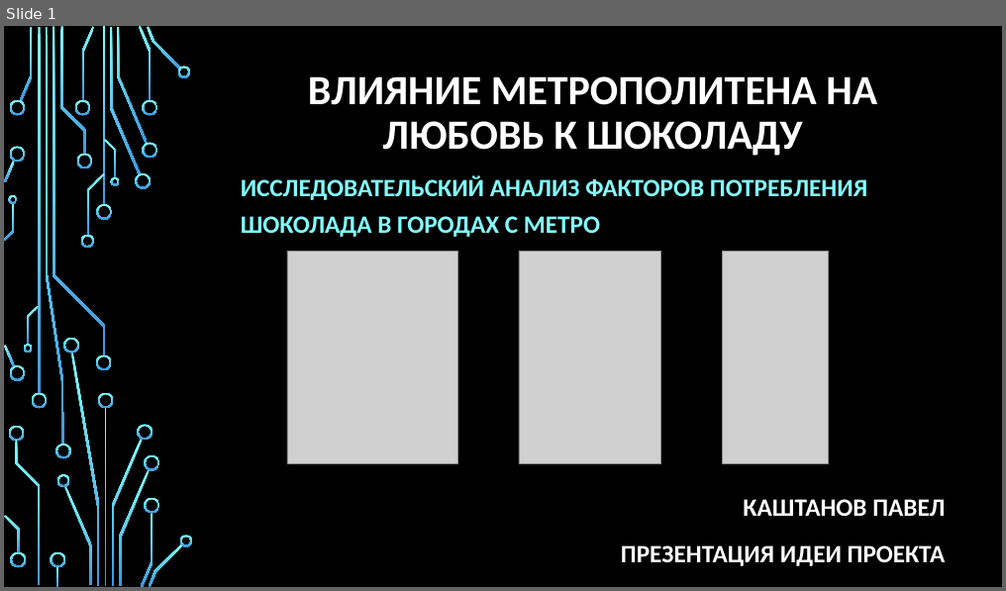
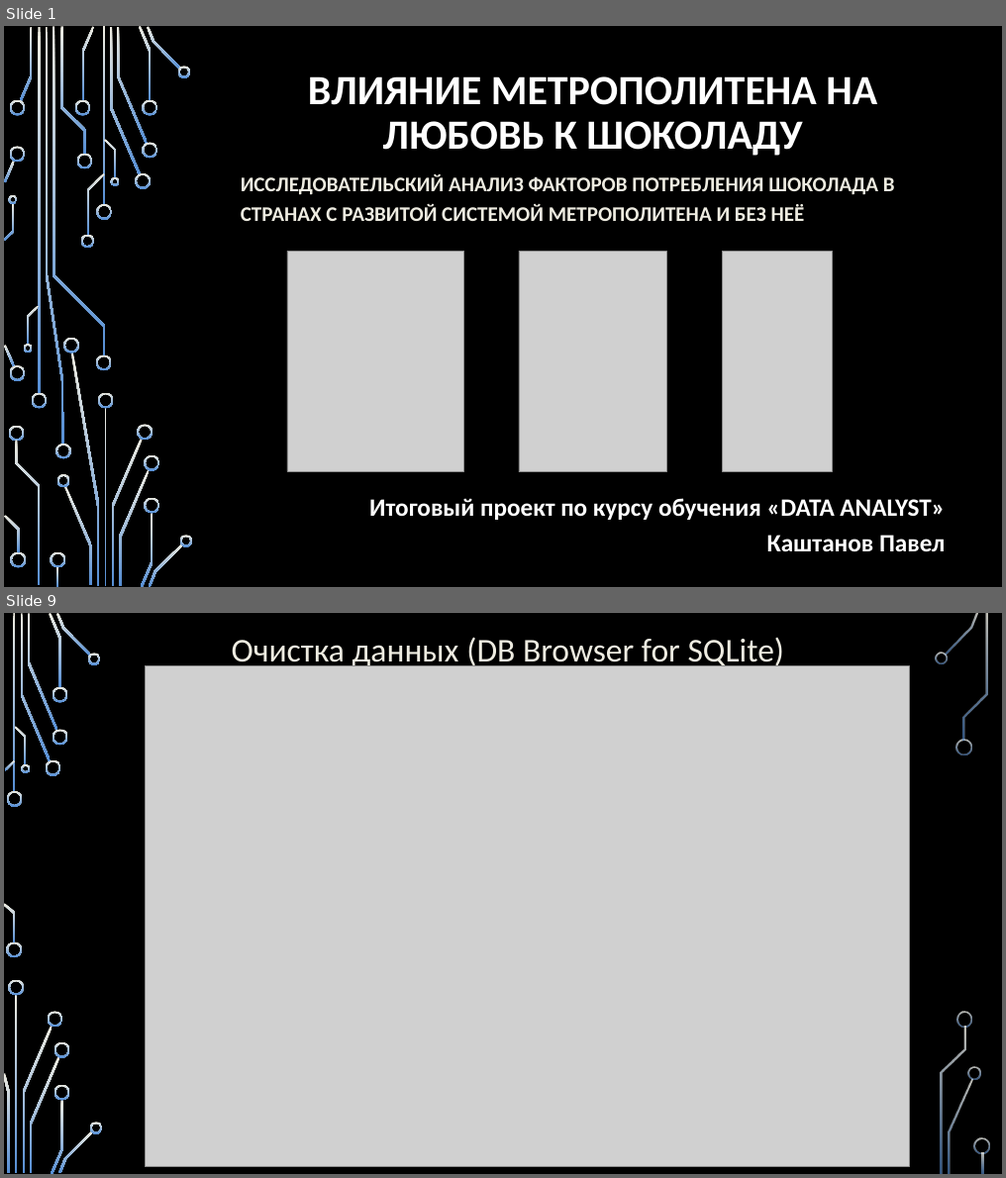
Before and after one commit to Paskored/Data-Analyst-Project_Kashtanov, a slide deck: Итоговая Презентация/Презентация 1.pptx. Shown one above the other, each under a label of ours: slide 1 before the commit, slides 1 and 9 after it; the slides between them are not shown. The pictures are 1006x591 and 1006x1178 pixels, drawn with LibreOffice and Linux fonts; fonts in the diff are those of the drawing; grey boxes stand for pictures; background and template pictures are left out. Boxes give left, top, right and bottom in pixels: in the first picture for what was removed or moved away, otherwise in the second. Text is boxed around its words. In the diff, an @@ line names an element or a change of style, - is before the commit and + after.

```diff
--- a/Итоговая Презентация/Презентация 1.pptx
+++ b/Итоговая Презентация/Презентация 1.pptx
@@ slide 9 added at [4, 613, 1002, 1174], background picture (left out) @@
@@ text added at [232, 637, 785, 670], 32 pt, text #EEECE1 @@
+Очистка данных (DB Browser for SQLite)
@@ picture added at [145, 666, 909, 1167] @@
@@ group added at [4, 613, 990, 1174]: 33 freeform shapes, 3 rectangles @@
@@ slide 1 changed as well @@
@@ fill gradient #82FFFF to #3D97DE to gradient #EEECE1 to #558ED5 in 54 elements at [96, 204, 112, 220], [96, 356, 112, 372], [38, 27, 40, 393], [31, 393, 47, 408], [20, 27, 33, 101], [110, 28, 141, 174], [135, 174, 151, 189], [117, 27, 148, 144], [139, 26, 152, 101], [142, 142, 157, 158], [142, 100, 157, 116], [147, 27, 181, 70], [177, 66, 191, 77], [82, 27, 94, 101], [75, 100, 91, 116], [76, 154, 92, 169], [64, 486, 92, 586], [57, 474, 70, 487], [9, 100, 25, 116], [4, 345, 15, 367], [9, 366, 25, 381], [4, 161, 15, 183], [9, 147, 25, 163], [60, 27, 86, 154], [9, 426, 24, 442], [15, 440, 40, 585], [50, 553, 65, 568], [56, 568, 58, 587], [10, 553, 26, 568], [4, 516, 20, 554], [87, 174, 104, 236], [81, 235, 94, 249], [53, 27, 105, 356], [104, 139, 116, 178], [110, 177, 119, 186], [27, 306, 40, 345], [24, 344, 33, 353], [5, 203, 14, 240], [9, 195, 18, 204], [104, 408, 107, 586], [112, 439, 143, 586], [98, 393, 114, 408], [71, 353, 100, 586], [63, 338, 79, 353], [138, 424, 152, 440], [119, 470, 150, 586], [141, 513, 152, 587], [144, 456, 159, 472], [144, 497, 159, 513], [149, 544, 183, 587], [180, 535, 193, 547], [46, 27, 64, 445], [55, 444, 70, 459], [103, 27, 105, 205] @@
@@ subtitle at [241, 174, 895, 221]: text changed; size 24 to 20 pt; text colour #82FFFF to #EEECE1 @@
-ИССЛЕДОВАТЕЛЬСКИЙ АНАЛИЗ ФАКТОРОВ ПОТРЕБЛЕНИЯ ШОКОЛАДА В ГОРОДАХ С МЕТРО
+ИССЛЕДОВАТЕЛЬСКИЙ АНАЛИЗ ФАКТОРОВ ПОТРЕБЛЕНИЯ ШОКОЛАДА В СТРАНАХ С РАЗВИТОЙ СИСТЕМОЙ МЕТРОПОЛИТЕНА И БЕЗ НЕЁ
@@ picture: place and size @@
-picture at [287, 252, 457, 465]
+picture at [287, 252, 463, 472]
@@ picture: place and size @@
-picture at [519, 252, 661, 465]
+picture at [519, 252, 666, 472]
@@ picture: place and size @@
-picture at [722, 252, 829, 465]
+picture at [722, 252, 832, 472]
@@ text at [369, 498, 944, 553]: text changed @@
-КАШТАНОВ ПАВЕЛ
-ПРЕЗЕНТАЦИЯ ИДЕИ ПРОЕКТА
+Итоговый проект по курсу обучения «DATA ANALYST»
+Каштанов Павел
```
Also in this commit, not shown: 2 other slides changed, 19 other slides added, 2 slides removed, 2 other files.
